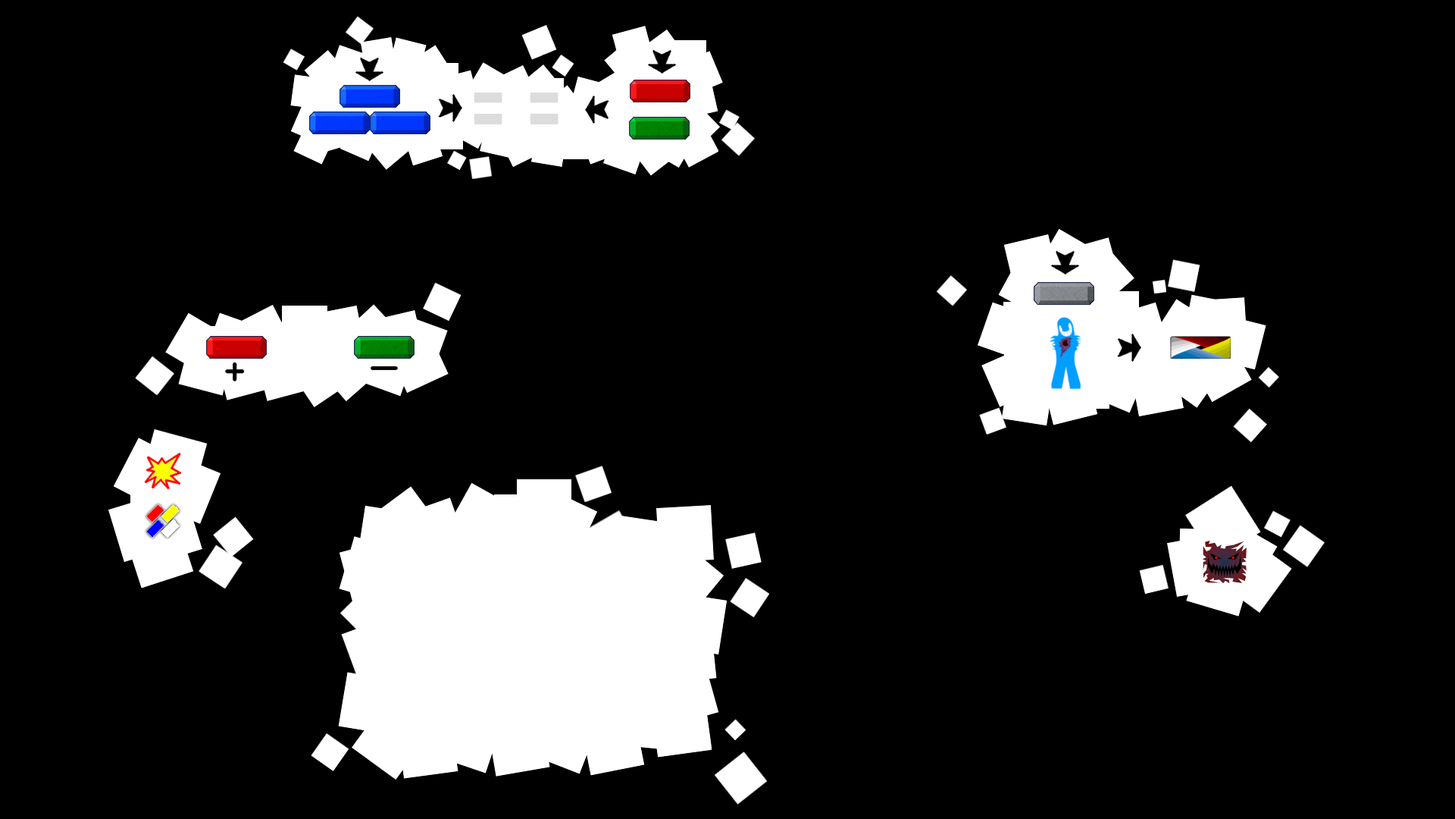
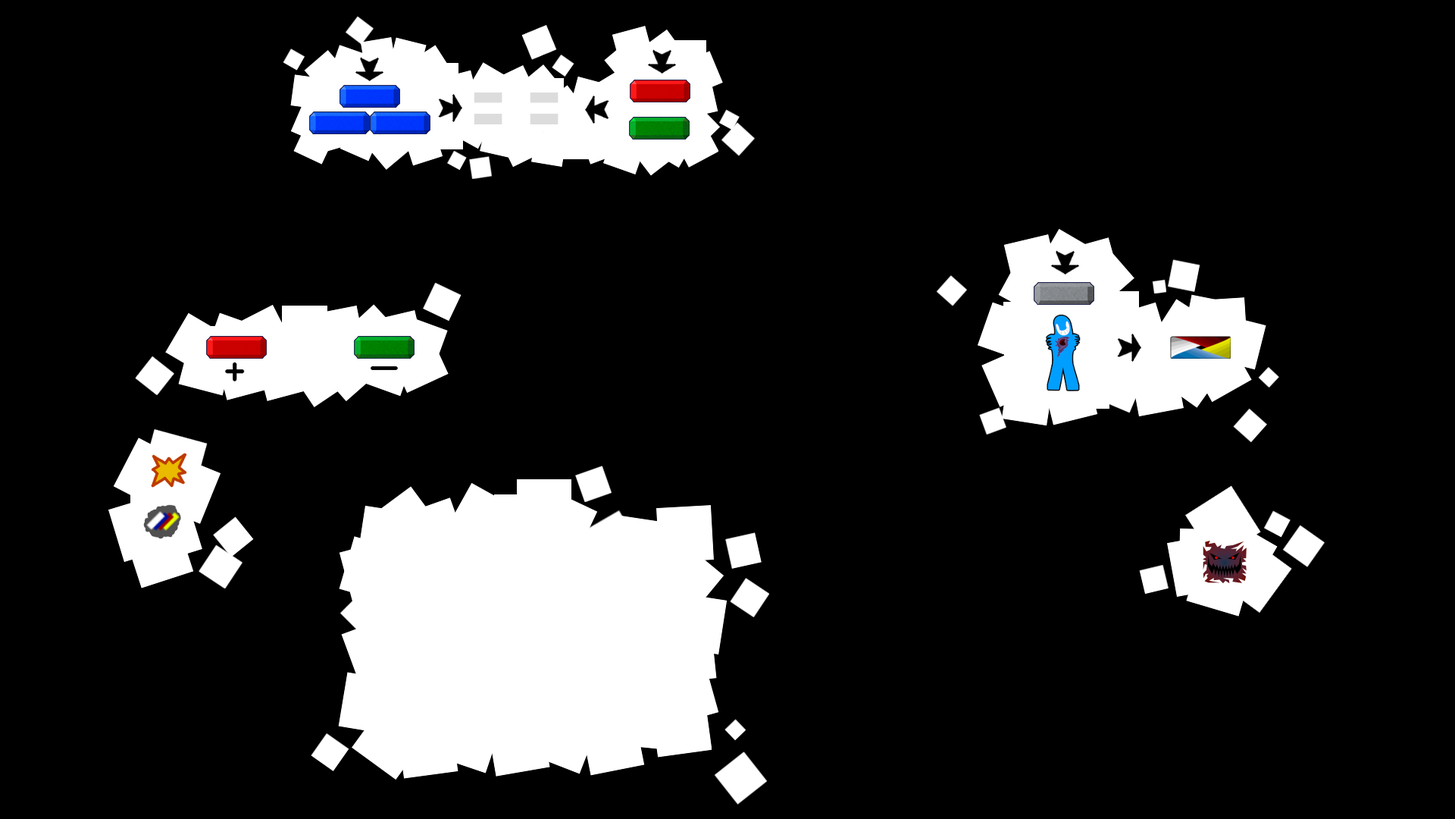
Layered file, before and after one edit (w=1455, h=819). Changes by layer:
painted on "BuyMode" over left=143, top=452, right=188, bottom=540
painted on "Spawn" over left=1045, top=313, right=1082, bottom=392
